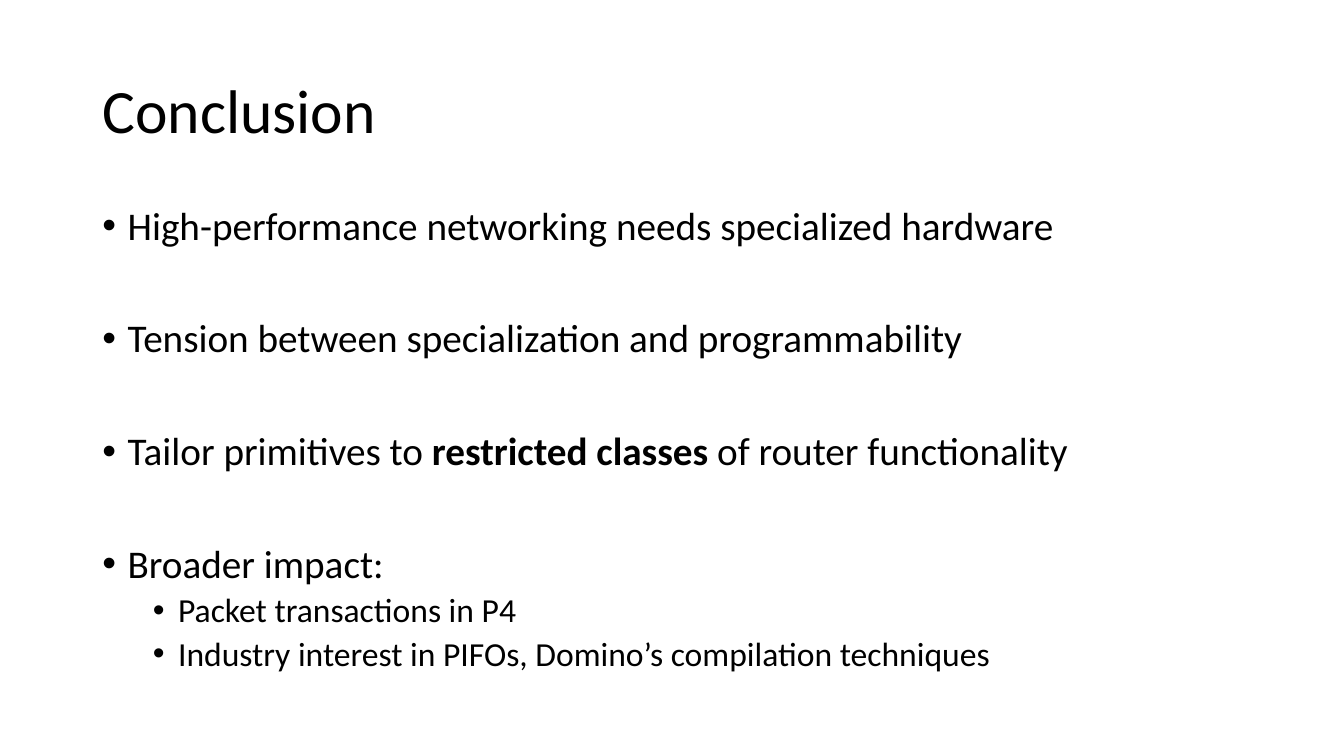
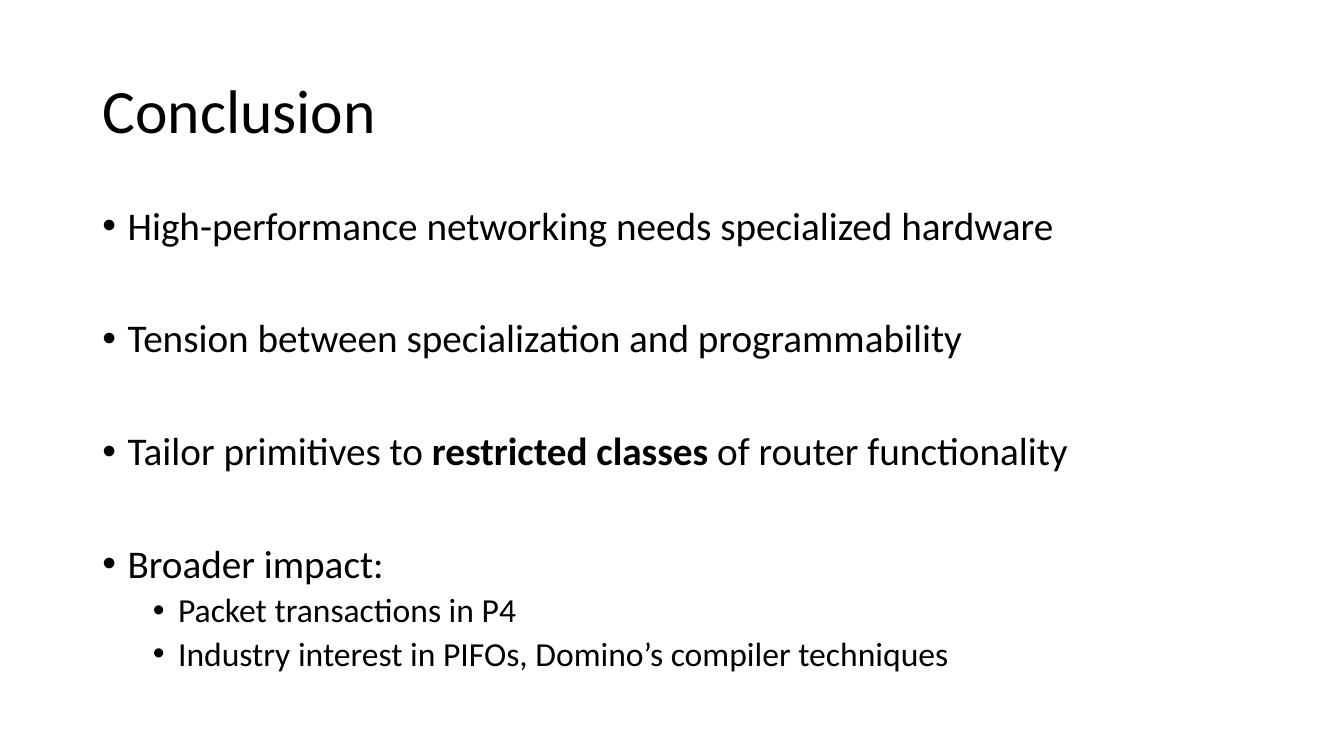
Before and after one commit to anirudhSK/pifo-domino-marple-ppts, a slide deck: slide 46 of combined_domino_pifo.pptx. Drawn at 1344x756 pixels with LibreOffice and Linux fonts; fonts in the diff are those of the drawing. Boxes give left, top, right and bottom in pixels: in the first picture for what was removed or moved away, otherwise in the second. Text is boxed around its words. In the diff, an @@ line names an element or a change of style, - is before the commit and + after.

Commit message:
Move domino before PIFO, still need to rehearse

```diff
--- a/combined_domino_pifo.pptx
+++ b/combined_domino_pifo.pptx
@@ text at box(178, 642, 948, 672): text changed @@
-  • Industry interest in PIFOs, Domino’s compilation techniques
+  • Industry interest in PIFOs, Domino’s compiler techniques
```
Also in this commit, not shown: 11 other slides changed.
